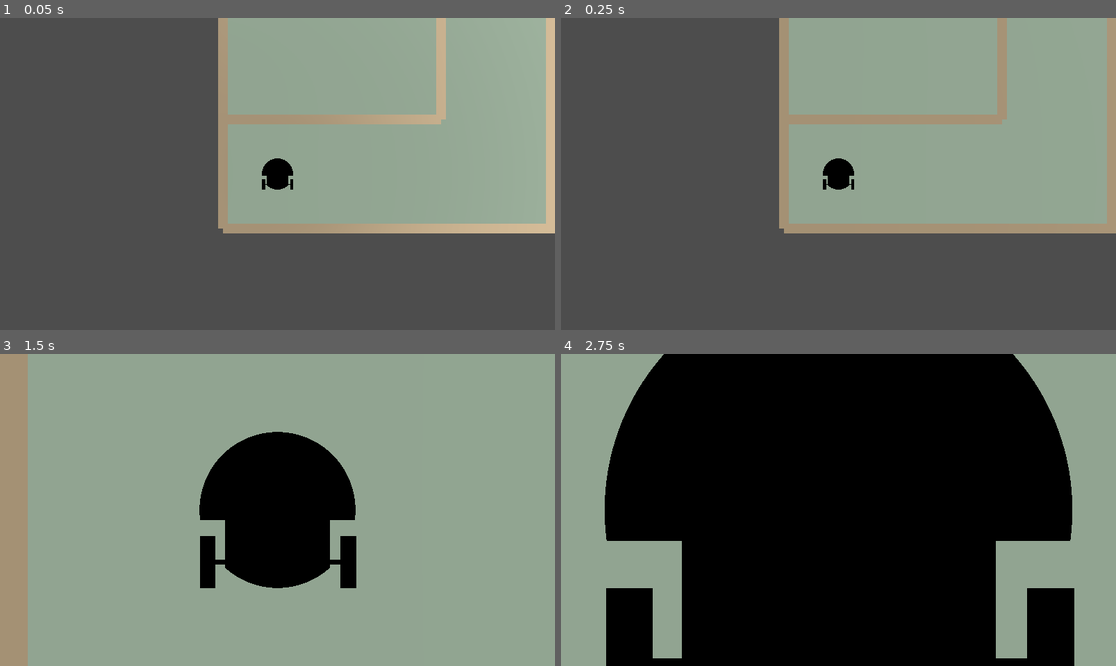
Above: before the commit, frames 1-4 (two rows, left to right).
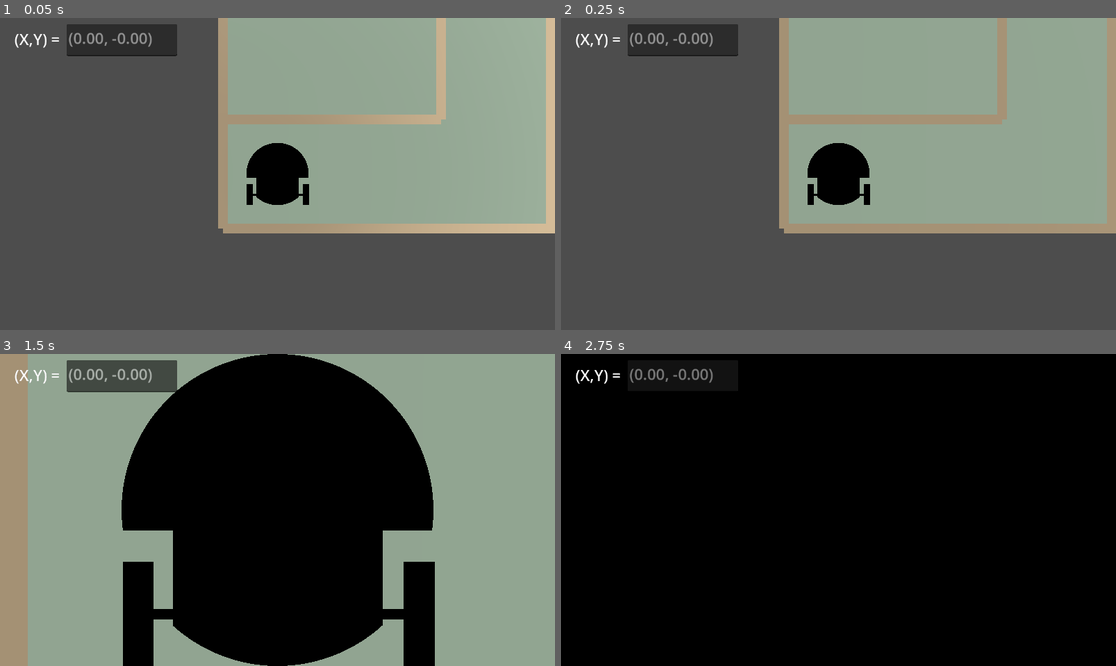
Above: after the commit, the same moments.

Repository: nameisalfio/q-learning-maze-robot
Game: Godot game, scene res://Maze.tscn
Same seed, same stepped clock (60 frames per second), same inputs: the game is played once before the commit and once after it.
Inputs:
- Up to frame 1 (0.05 s): no input
- Up to frame 2 (0.25 s): no input
- Up to frame 3 (1.5 s): tap Enter at 0.5 s; hold ] (zoom_in) 0.53-1.28 s; tap / (zoom_out) at 1.35 s
- Up to frame 4 (2.75 s): tap Space at 2 s; hold ] (zoom_in) from 2.03 s (still down)

The runs differ from the first frame. In frame 1, 3.4% of the frame differs, in the area x 2-56%, y 2-60%; in frame 2, 3.4%; in frame 3, 35%, in the area x 2-79%, y 0-100%; in frame 4, 26%.

Commit message:
Debug labels X,Y

Diff:
--- a/GodotProject/Maze.tscn
+++ b/GodotProject/Maze.tscn
@@ -22,5 +22,25 @@
 script = ExtResource("1_byshg")
 
 [node name="Robot" parent="." instance=ExtResource("2_vg3ne")]
-transform = Transform3D(0.02, 0, 0, 0, 0.02, 0, 0, 0, 0.02, 0, 0, 0)
+transform = Transform3D(0.04, 0, 0, 0, 0.04, 0, 0, 0, 0.04, 0, 0, 0)
 script = ExtResource("4_m0p1e")
+
+[node name="CanvasGroup" type="CanvasGroup" parent="."]
+
+[node name="XYLabel" type="Label" parent="CanvasGroup"]
+offset_left = 8.0
+offset_top = 8.0
+offset_right = 155.0
+offset_bottom = 79.0
+theme_override_font_sizes/font_size = 32
+text = "(X,Y) = "
+horizontal_alignment = 1
+vertical_alignment = 1
+
+[node name="XY" type="TextEdit" parent="CanvasGroup"]
+offset_left = 138.0
+offset_top = 13.0
+offset_right = 368.0
+offset_bottom = 79.0
+theme_override_font_sizes/font_size = 32
+editable = false
--- a/GodotProject/scripts/robot.gd
+++ b/GodotProject/scripts/robot.gd
@@ -3,6 +3,7 @@
 var theRobot
 var left_motor : HingeJoint3D
 var right_motor : HingeJoint3D
+@onready var xy_text_edit = $"../CanvasGroup/XY"
 
 # Called when the node enters the scene tree for the first time.
 func _ready():
@@ -12,6 +13,8 @@
 	DDS.subscribe("Y")
 	DDS.subscribe("Theta")
 
+	print(theRobot.global_position.x, " ", -theRobot.global_position.z, " ", theRobot.global_rotation.y)
+	_edit_xy_text(theRobot.global_position.x, -theRobot.global_position.y)
 
 func _physics_process(delta):
 	pass
@@ -26,11 +29,17 @@
 	var y = DDS.read("Y")
 	var theta = DDS.read("Theta")
 
+
 	if (x != null)and(y != null)and(theta != null):
 		theRobot.global_position.x = x
 		theRobot.global_position.z = -y
 		theRobot.global_rotation.y = theta
 
+		_edit_xy_text(x,-y)
+
 
 func _integrate_forces(state):
 	pass
+
+func _edit_xy_text(x, y):
+	xy_text_edit.text = "(%.2f, %.2f)" % [x,y]
